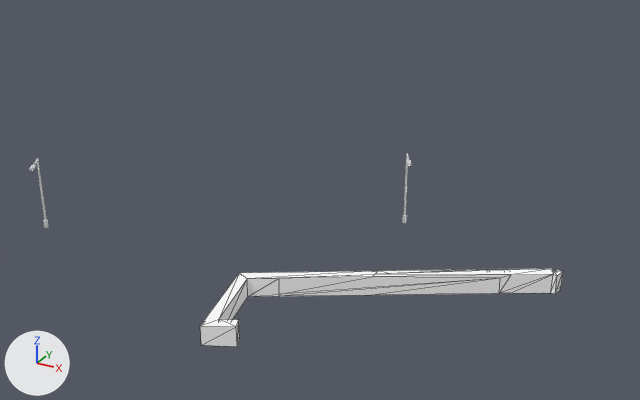
The glTF model cities/arlov-borggatan/pack/tiles/c-9_-2.glb, before and after one commit.
Both versions are drawn from a 50 mm camera at (-472.9, -156.9, 33.3) aimed at (-503.8, -100.7, 5.2). The lights are fixed; the arrows at lower left show +X, +Y and +Z. The picture after the commit comes second. Mesh edges are drawn as thin lines on the coarser meshes. Where no turn or scale is listed for an object, it has been applied to the vertices.

The first picture shows 'SM_Wall_Hedge_-9_-2' and 1 more.
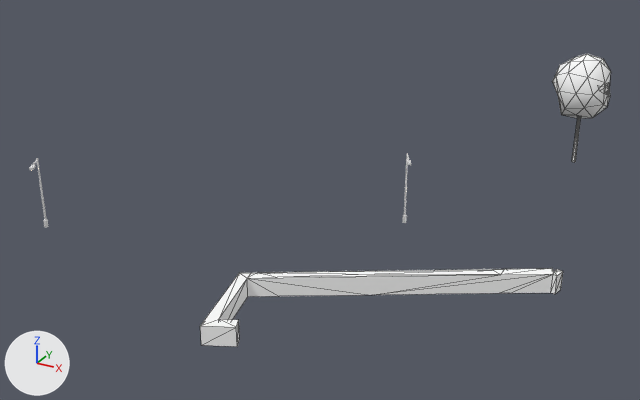
The newer file is also turned or shifted as a whole; pictures and numbers use the older file's frame.

The change, as a list of edits to the scene's bpy script:
```text
Add mat_m_leaf:
    mat_m_leaf = principled_material('M_Leaf')
    mat_m_leaf.base_color = (1.0, 1.0, 1.0)  # white #ffffff
    mat_m_leaf.roughness = 0.902
Add mat_m_bark_wood:
    mat_m_bark_wood = principled_material('M_Bark_Wood')
    mat_m_bark_wood.base_color = (1.0, 1.0, 1.0)  # white #ffffff
    mat_m_bark_wood.roughness = 0.953
Add me_sm_trees__9__2:
    me_sm_trees__9__2.from_pydata(...)  # 138 vertices, 252 faces; spans x -2.5..2.5, y -2.6..2.6, z -4.97..4.97
    # faces by material slot: [12, 240]
    me_sm_trees__9__2.materials.append(mat_m_bark_wood)  # white #ffffff
    me_sm_trees__9__2.materials.append(mat_m_leaf)  # white #ffffff
Add ob_sm_trees__9__2:
    ob_sm_trees__9__2 = bpy.data.objects.new('SM_Trees_-9_-2', me_sm_trees__9__2)
    ob_sm_trees__9__2.location = (-489.16, -79.94, 9.19)
```

Where the change shows, as pixel boxes (x1, y1, x2, y2) in the pictures (640 x 400 px):
'SM_Trees_-9_-2', added: after (552, 54, 611, 162)
    faces in mat_m_leaf (white #ffffff): (552, 54, 611, 118)
    faces in mat_m_bark_wood (white #ffffff): (572, 118, 580, 162)
